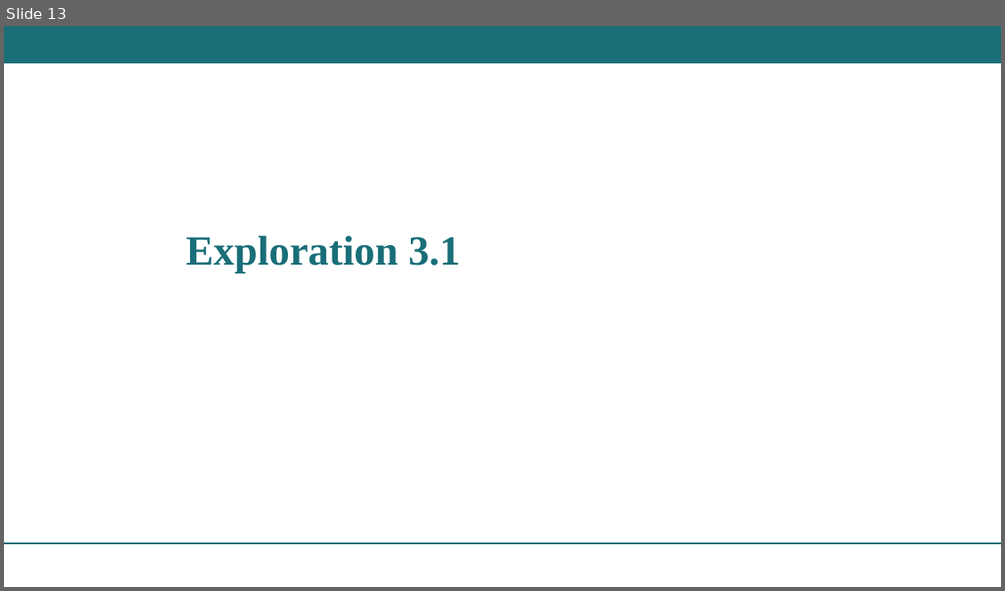
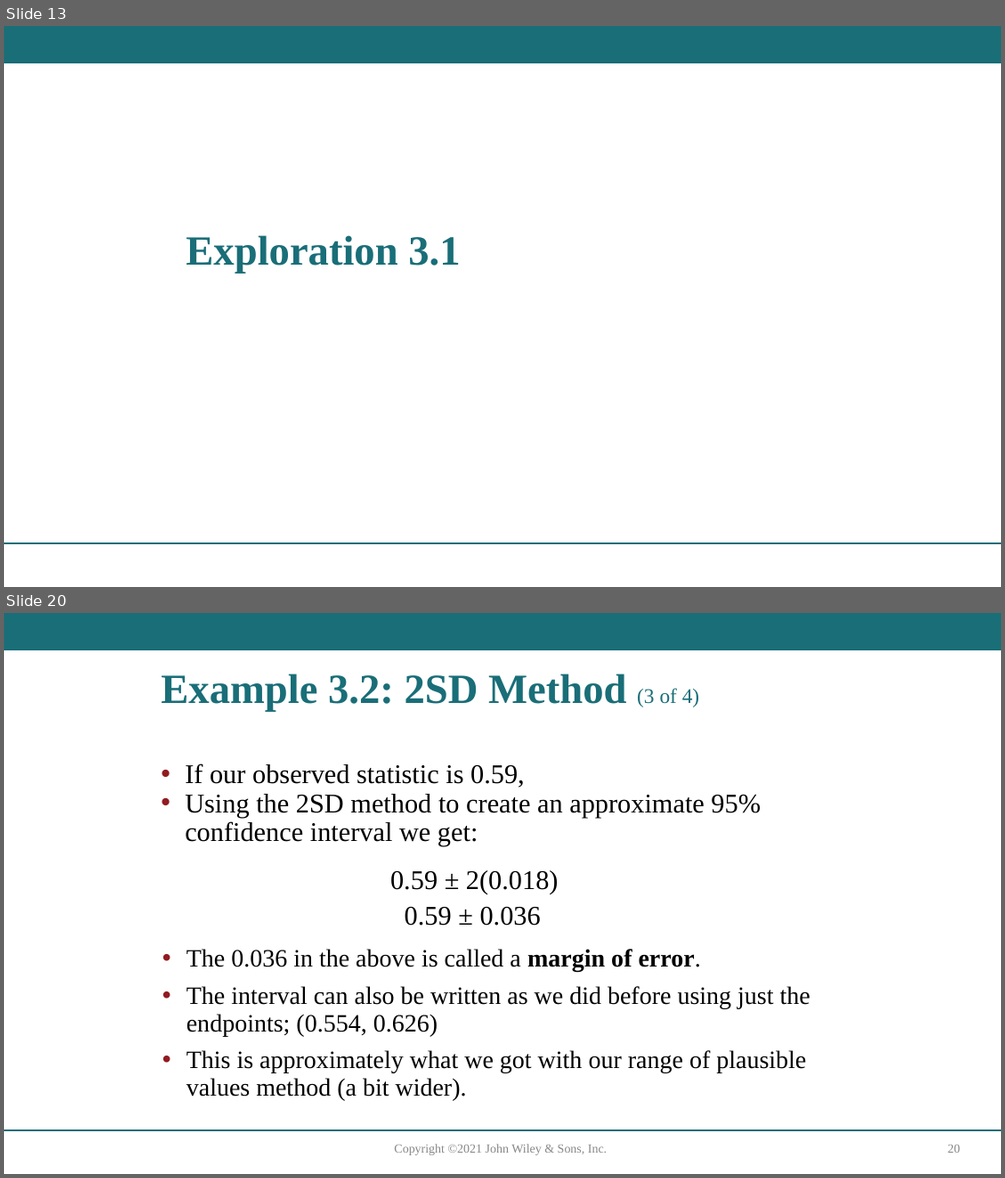
Before and after one commit to sroscoe2/MATH-104, a slide deck: Slides/Ch3.1-Roscoe26.pptx. Shown one above the other, each under a label of ours: slide 13 before the commit, slides 13 and 20 after it; the slides between them are not shown. The pictures are 1005x591 and 1005x1178 pixels, drawn with LibreOffice and Linux fonts; fonts in the diff are those of the drawing. Boxes give left, top, right and bottom in pixels: in the first picture for what was removed or moved away, otherwise in the second. Text is boxed around its words. In the diff, an @@ line names an element or a change of style, - is before the commit and + after.

```diff
--- a/Slides/Ch3.1-Roscoe26.pptx
+++ b/Slides/Ch3.1-Roscoe26.pptx
@@ slide 20 added at <box>4,613,1001,1174</box>, background #FFFFFF; not listed: 2 template elements that a slide beside it also shows @@
@@ title added at <box>161,674,699,712</box>, 40 pt, text #196E78, bold @@
+Example 3.2: 2SD Method (3 of 4)
@@ text added at <box>185,763,760,925</box>, 26 pt, text #000000 @@
+• If our observed statistic is 0.59,
+• Using the 2SD method to create an approximate 95% confidence interval we get:
+0.59 ± 2(0.018)
+0.59 ± 0.036
@@ text added at <box>186,949,810,1100</box>, 24 pt, text #000000 @@
+• The 0.036 in the above is called a margin of error.
+• The interval can also be written as we did before using just the endpoints; (0.554, 0.626)
+• This is approximately what we got with our range of plausible values method (a bit wider).
@@ text added at <box>394,1143,607,1155</box>, 12 pt, text #888888 @@
+Copyright ©2021 John Wiley & Sons, Inc.
@@ page number added at <box>947,1144,960,1152</box>, 12 pt, text #888888 @@
+20
```
Also in this commit, not shown: 14 other slides added, 1 other file.
